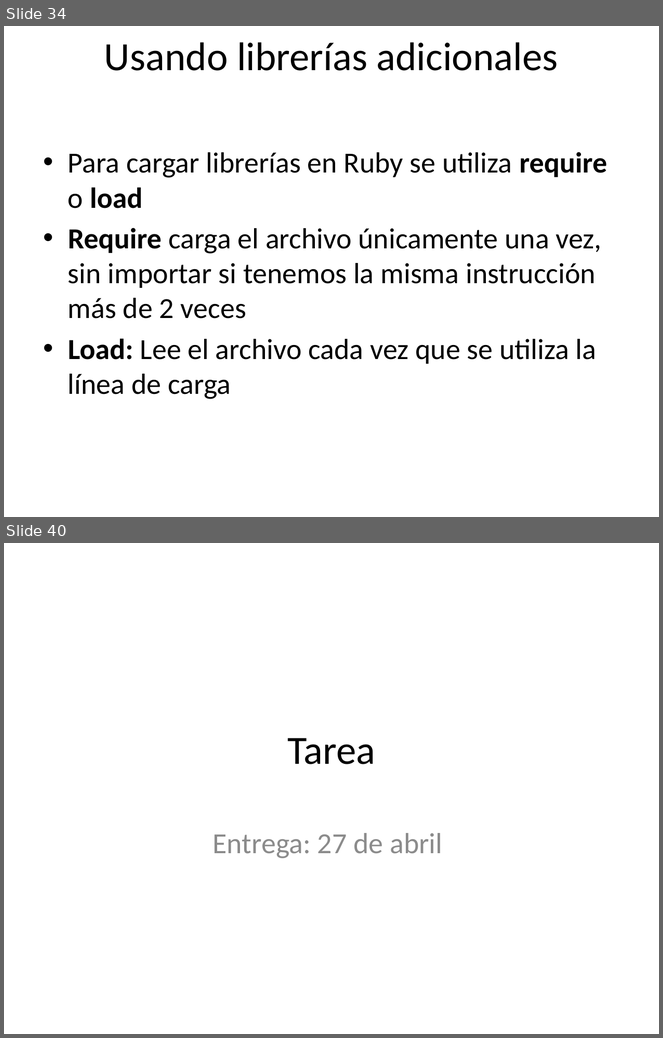
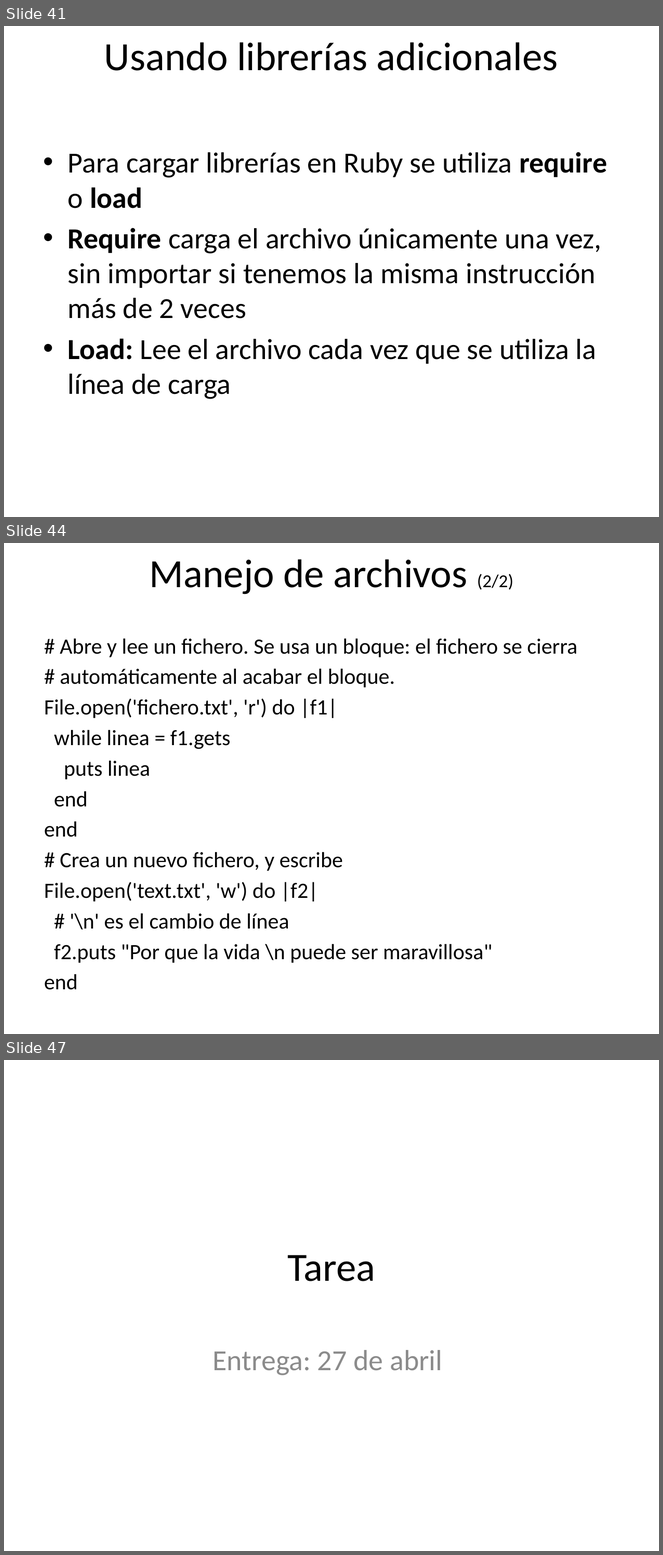
Before and after one commit to rarodriguez/curso_rails, a slide deck: presentaciones/Clase 2-Introduccion a Ruby.pptx. Shown one above the other, each under a label of ours: slides 34 and 40 before the commit, slides 41, 44 and 47 after it; the slides between them are not shown. The pictures are 663x1038 and 663x1555 pixels, drawn with LibreOffice and Linux fonts; fonts in the diff are those of the drawing; background and template pictures are left out. Boxes give left, top, right and bottom in pixels: in the first picture for what was removed or moved away, otherwise in the second. Text is boxed around its words. In the diff, an @@ line names an element or a change of style, - is before the commit and + after.

```diff
--- a/presentaciones/Clase 2-Introduccion a Ruby.pptx
+++ b/presentaciones/Clase 2-Introduccion a Ruby.pptx
@@ slide 44 added at <box>4,543,659,1034</box>, background picture (left out) @@
@@ title added at <box>150,559,514,594</box>, 44 pt, text #000000 @@
+Manejo de archivos (2/2)
@@ text added at <box>44,638,578,990</box>, 24 pt, text #000000 @@
+# Abre y lee un fichero. Se usa un bloque: el fichero se cierra
+# automáticamente al acabar el bloque.
+File.open('fichero.txt', 'r') do |f1|
+while linea = f1.gets
+puts linea
+end
+end
+# Crea un nuevo fichero, y escribe
+File.open('text.txt', 'w') do |f2|
+# '\n' es el cambio de línea
+f2.puts "Por que la vida \n puede ser maravillosa"
+end
@@ what was slide 34 is now slide 41 @@
@@ what was slide 40 is now slide 47 @@
```
Also in this commit, not shown: 6 slides changed, 7 other slides added, 1 slide removed, 2 other files.
